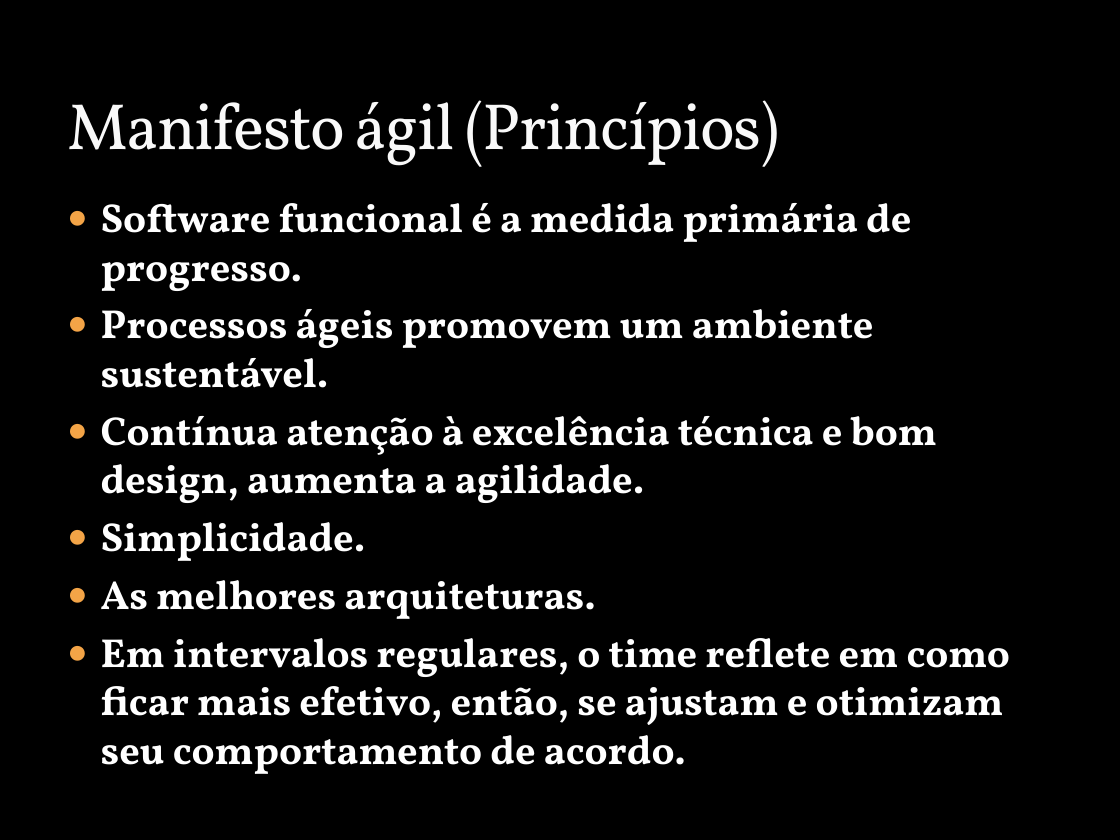
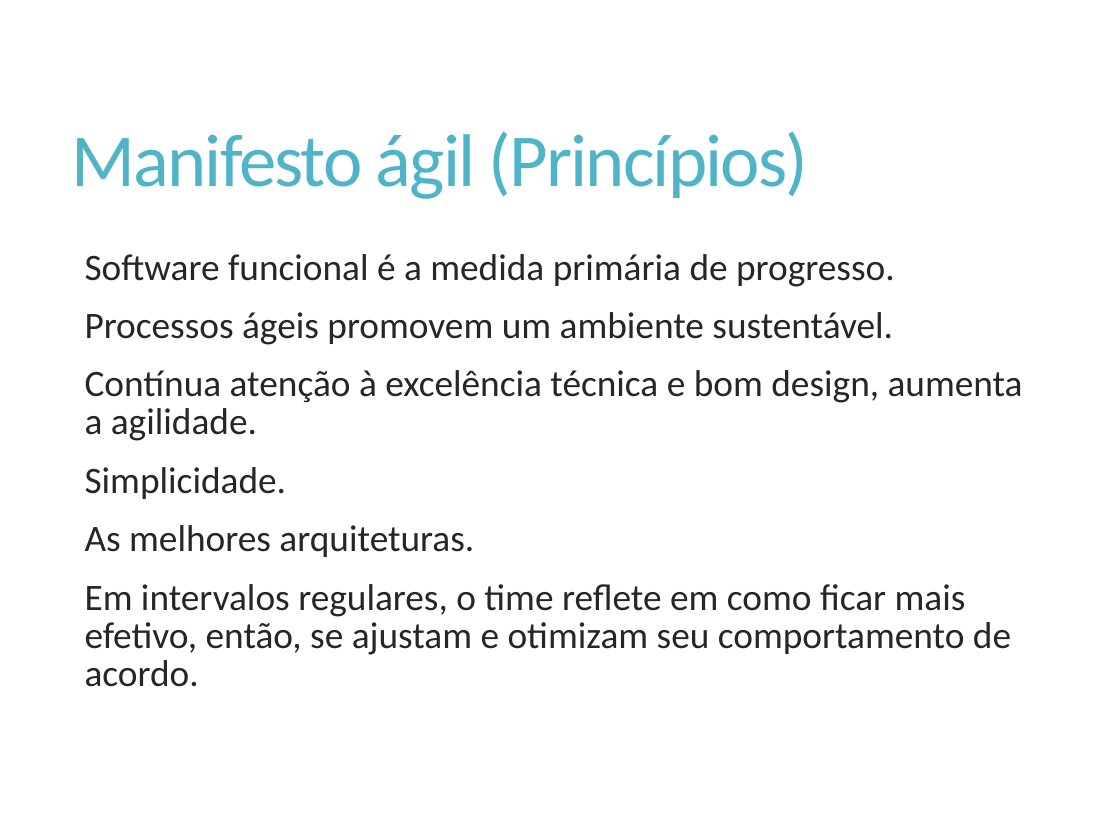
Before and after one commit to Elton-Garbin/TCC-2016, a slide deck: slide 14 of StartIdea/StartIdea.Docs/Apresentacao.pptx. Drawn at 1120x840 pixels with LibreOffice and Linux fonts; fonts in the diff are those of the drawing; background and template pictures are left out. Boxes give left, top, right and bottom in pixels: in the first picture for what was removed or moved away, otherwise in the second. Text is boxed around its words. In the diff, an @@ line names an element or a change of style, - is before the commit and + after.

Commit message:
Novo layout ppt

```diff
--- a/StartIdea/StartIdea.Docs/Apresentacao.pptx
+++ b/StartIdea/StartIdea.Docs/Apresentacao.pptx
@@ background picture (left out) to #FFFFFF @@
@@ title "Manifesto ágil (Princípios)": place and size @@
-title "Manifesto ágil (Princípios)" at (67, 100, 779, 167)
+title "Manifesto ágil (Princípios)" at (72, 131, 809, 199)
@@ title "Manifesto ágil (Princípios)" at (72, 131, 809, 199): size 42 to 48 pt, font Vollkorn to Calibri, text colour #F9F9F9 to #50B4C8, letter spacing -1 to -1.2 pt, letter outline #3C4422 0.25 pt to none; line spacing 1 to 0.9; vertical alignment bottom to middle @@
@@ text "Software funcional é a medida ...": place and size @@
-text "Software funcional é a medida ..." at (101, 203, 1010, 765)
+text "Software funcional é a medida ..." at (85, 254, 1023, 687)
@@ text "Software funcional é a medida ..." at (85, 254, 1023, 687): size 26 to 24 pt, font Vollkorn to Calibri, text colour #FFFFFF to #262626, bold off; bullet ● to  ; line spacing 1 to 0.85; more space between paragraphs @@
```
Also in this commit, not shown: 17 other slides changed, 4 slides added.
